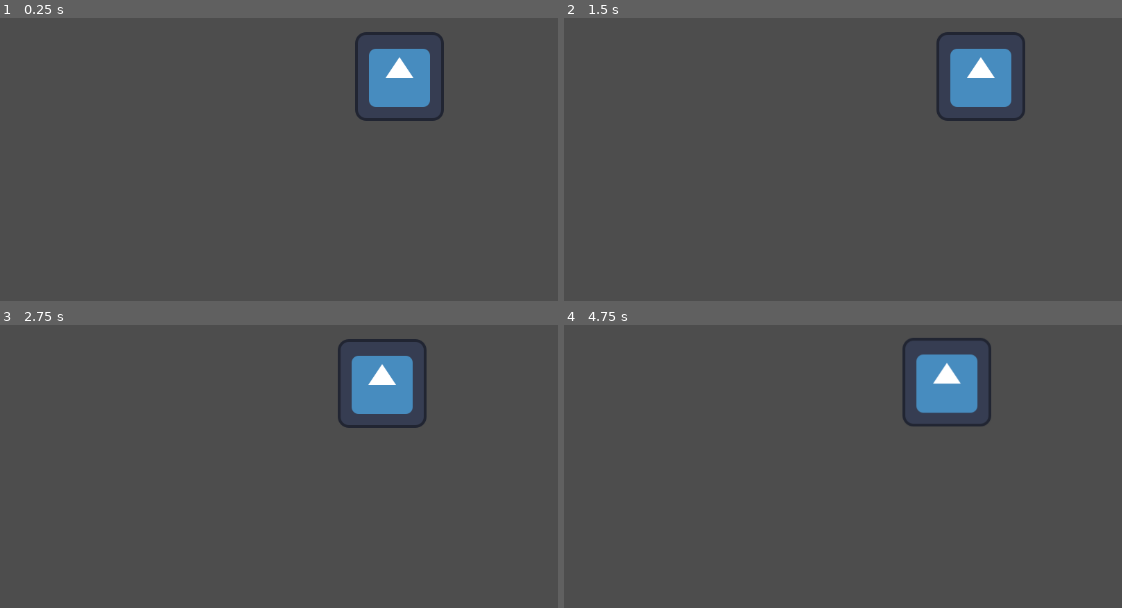
Above: before the commit, frames 1-4 (two rows, left to right).
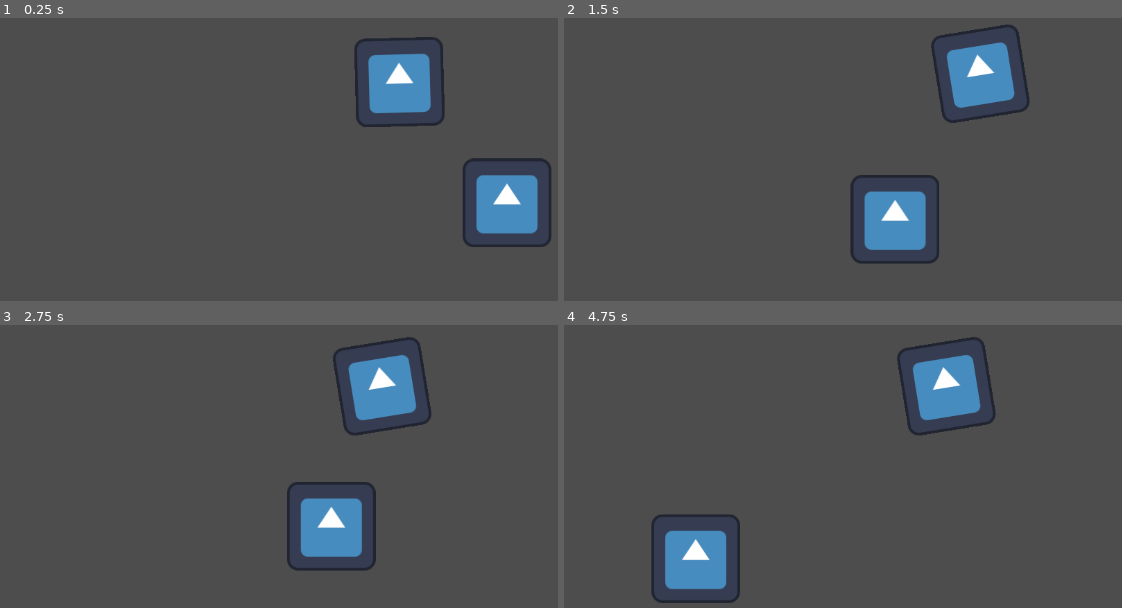
Above: after the commit, the same moments.

Repository: crxzysheep/Tower-of-Babel---Juice
Game: Godot game, scene res://Maps/TestMap.tscn
Same seed, same stepped clock (60 frames per second), same inputs: the game is played once before the commit and once after it. The engine's default icon, where the game draws it, is replaced by a stand-in: a white triangle on a blue panel in a dark square.
Inputs:
- Up to frame 1 (0.25 s): no input
- Up to frame 2 (1.5 s): hold D (right) from 0.53 s (still down); tap W (up) at 0.77 s
- Up to frame 3 (2.75 s): tap W (up) at 1.52 s; release D (right) at 2.03 s; hold A (left) from 2.03 s (still down)
- Up to frame 4 (4.75 s): release A (left) at 2.78 s; hold D (right) 2.78-4.28 s; tap W (up) at 3.02, 3.77, 4.52 s; hold A (left) from 4.28 s (still down)

The runs differ from the first frame. In frame 1, 4.4% of the frame differs, in the area x 63-99%, y 4-81%; in frame 2, 4.3%; in frame 3, 4.3%; in frame 4, 4.5%, in the area x 15-78%, y 4-99%.

Commit message:
Movement Script Works

Diff:
--- a/tower-of-babel/Maps/TestMap.tscn
+++ b/tower-of-babel/Maps/TestMap.tscn
@@ -1,16 +1,19 @@
-[gd_scene load_steps=5 format=3 uid="uid://b0e17oyvtelm2"]
+[gd_scene load_steps=6 format=3 uid="uid://b0e17oyvtelm2"]
 
-[ext_resource type="Script" path="res://player.gd" id="1_5p3di"]
+[ext_resource type="Script" path="res://SideViewplayer.gd" id="1_vqxe2"]
 [ext_resource type="Texture2D" uid="uid://brunbut35recw" path="res://icon.svg" id="2_htgki"]
 [ext_resource type="Script" path="res://Maps/camera_2d.gd" id="3_6a4m0"]
 
 [sub_resource type="RectangleShape2D" id="RectangleShape2D_pos5n"]
 size = Vector2(128, 128)
 
+[sub_resource type="WorldBoundaryShape2D" id="WorldBoundaryShape2D_7uecd"]
+distance = -151.0
+
 [node name="Node2D" type="Node2D"]
 
 [node name="Player" type="CharacterBody2D" parent="."]
-script = ExtResource("1_5p3di")
+script = ExtResource("1_vqxe2")
 
 [node name="Sprite2D" type="Sprite2D" parent="Player"]
 texture = ExtResource("2_htgki")
@@ -20,3 +23,17 @@
 
 [node name="Camera2D" type="Camera2D" parent="."]
 script = ExtResource("3_6a4m0")
+
+[node name="FLOOR" type="StaticBody2D" parent="."]
+position = Vector2(0, -18)
+
+[node name="CollisionShape2D" type="CollisionShape2D" parent="FLOOR"]
+shape = SubResource("WorldBoundaryShape2D_7uecd")
+
+[node name="CollisionPolygon2D" type="CollisionPolygon2D" parent="FLOOR"]
+position = Vector2(473, 5)
+polygon = PackedVector2Array(-726, 151, -1154, 154, -731, 152, 543, -55, 398, 149, 211.249, 149.332)
+
+[node name="Sprite2D" type="Sprite2D" parent="FLOOR"]
+position = Vector2(155, 215)
+texture = ExtResource("2_htgki")
--- /dev/null
+++ b/tower-of-babel/SideViewplayer.gd
@@ -0,0 +1,24 @@
+extends CharacterBody2D
+
+
+const SPEED = 300.0
+const LERPSPEED = 10
+
+
+func _physics_process(delta: float) -> void:
+	# Add the gravity.
+	if not is_on_floor():
+		velocity += get_gravity() * delta
+	else:
+		rotation = lerp(rotation, get_floor_normal().angle() + PI/2, LERPSPEED*delta)
+	# Get the input direction and handle the movement/deceleration.
+	# As good practice, you should replace UI actions with custom gameplay actions.
+	var direction := Input.get_axis("left", "right")
+	if direction:
+		velocity.x = direction * SPEED
+	else:
+		velocity.x = move_toward(velocity.x, 0, SPEED)
+
+	velocity.rotated(rotation)
+
+	move_and_slide()
--- a/tower-of-babel/project.godot
+++ b/tower-of-babel/project.godot
@@ -41,8 +41,3 @@
 "events": [Object(InputEventKey,"resource_local_to_scene":false,"resource_name":"","device":-1,"window_id":0,"alt_press …(192 unchanged characters)…
 ]
 }
-
-[rendering]
-
-renderer/rendering_method="gl_compatibility"
-renderer/rendering_method.mobile="gl_compatibility"
Renamed: tower-of-babel/player.gd -> tower-of-babel/TopDownplayer.gd
